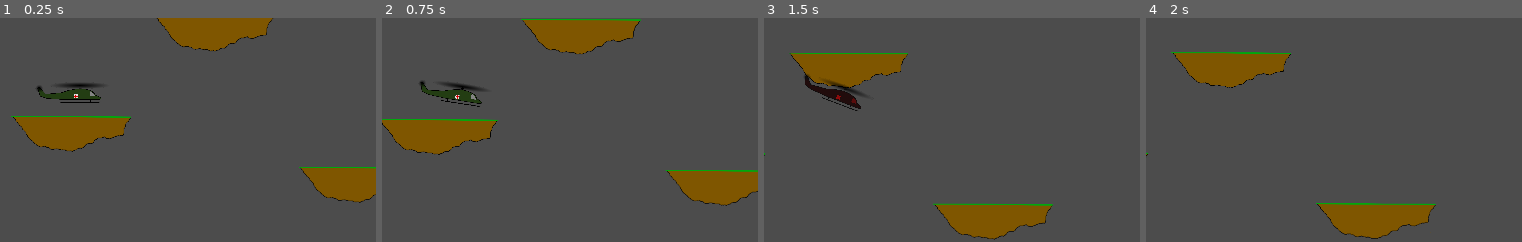
Above: before the commit, frames 1-4 (left to right).
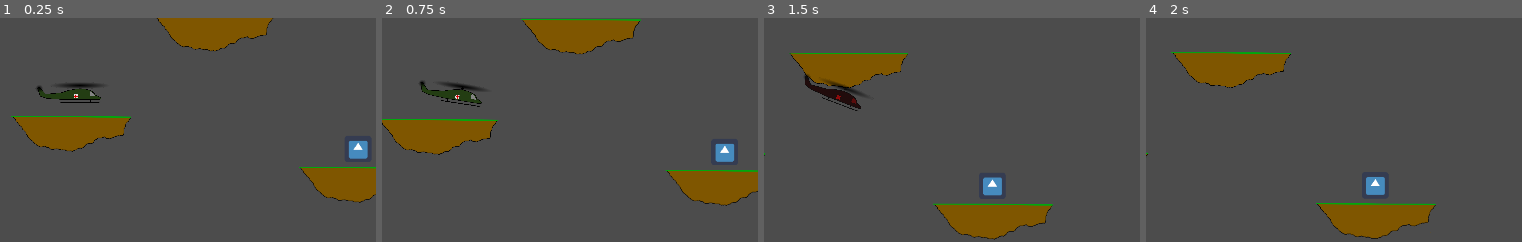
Above: after the commit, the same moments.

Repository: Inglo-Games/EvacHavoc2
Game: Godot game, scene res://scenes/test_level.tscn
Same seed, same stepped clock (60 frames per second), same inputs: the game is played once before the commit and once after it. The engine's default icon, where the game draws it, is replaced by a stand-in: a white triangle on a blue panel in a dark square.
Inputs:
- Up to frame 1 (0.25 s): no input
- Up to frame 2 (0.75 s): tap Enter at 0.5 s; hold Right (move_right) from 0.53 s (still down)
- Up to frame 3 (1.5 s): keep holding Right (move_right); tap Up (move_up) at 0.77 s
- Up to frame 4 (2 s): keep holding Right (move_right); tap Up (move_up) at 1.52 s
The pictures show only the part of the screen within x 43-93%, y 33-83%; the shares and areas given below are measured in that part.

The runs differ from the first frame. In frame 1, 0.4% of the frame differs, in the area x 92-98%, y 54-63%; in frame 2, 0.4%; in frame 3, 0.4%, in the area x 58-64%, y 70-80%; in frame 4, 0.4%.

Commit message:
Adding person objects

Diff:
--- /dev/null
+++ b/game/scenes/person.tscn
@@ -0,0 +1,16 @@
+[gd_scene load_steps=4 format=2]
+
+[ext_resource path="res://icon.png" type="Texture" id=1]
+[ext_resource path="res://scripts/person.gd" type="Script" id=2]
+
+[sub_resource type="RectangleShape2D" id=1]
+extents = Vector2( 34, 34 )
+
+[node name="person" type="Area2D"]
+script = ExtResource( 2 )
+
+[node name="Sprite" type="Sprite" parent="."]
+texture = ExtResource( 1 )
+
+[node name="CollisionShape2D" type="CollisionShape2D" parent="."]
+shape = SubResource( 1 )
--- a/game/scenes/test_level.tscn
+++ b/game/scenes/test_level.tscn
@@ -1,9 +1,10 @@
-[gd_scene load_steps=5 format=2]
+[gd_scene load_steps=6 format=2]
 
 [ext_resource path="res://scenes/player.tscn" type="PackedScene" id=1]
 [ext_resource path="res://scripts/test_level.gd" type="Script" id=2]
 [ext_resource path="res://scenes/island01.tscn" type="PackedScene" id=3]
 [ext_resource path="res://scenes/gauge.tscn" type="PackedScene" id=4]
+[ext_resource path="res://scenes/person.tscn" type="PackedScene" id=5]
 
 [node name="test_level" type="Node2D"]
 script = ExtResource( 2 )
@@ -44,3 +45,10 @@
 [node name="player" parent="." instance=ExtResource( 1 )]
 position = Vector2( 1011.74, 366.495 )
 scale = Vector2( 0.2, 0.2 )
+
+[node name="people_cont" type="Node2D" parent="."]
+
+[node name="person" parent="people_cont" groups=[
+"people",
+] instance=ExtResource( 5 )]
+position = Vector2( 1697.85, 502.384 )
--- /dev/null
+++ b/game/scripts/person.gd
@@ -0,0 +1,11 @@
+extends Area2D
+
+signal person_saved
+
+func _ready():
+	connect("body_entered", self, "_on_body_entered")
+
+func _on_body_entered(body):
+	if body is Player:
+		queue_free()
+		emit_signal("person_saved")
--- a/game/scripts/test_level.gd
+++ b/game/scripts/test_level.gd
@@ -5,3 +5,11 @@
 
 func _ready():
 	player.connect("remaining_fuel", fuel_gauge, "_on_fuel_update")
+	for person in get_tree().get_nodes_in_group("people"):
+		person.connect("person_saved", self, "_on_person_saved")
+
+func _on_person_saved():
+	var people = get_tree().get_nodes_in_group("people")
+	if len(people) == 1:
+		print("You win!")
+		get_tree().quit()
